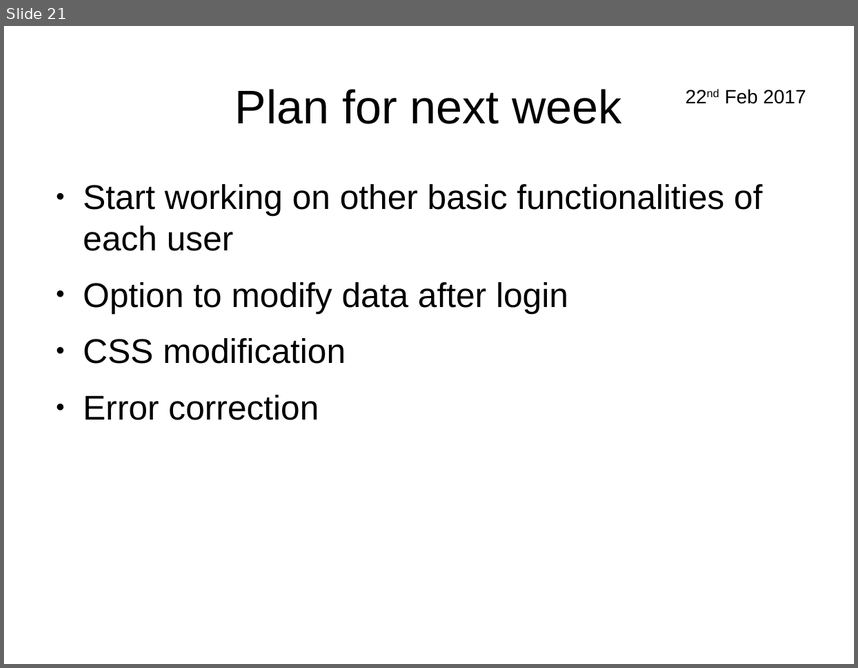
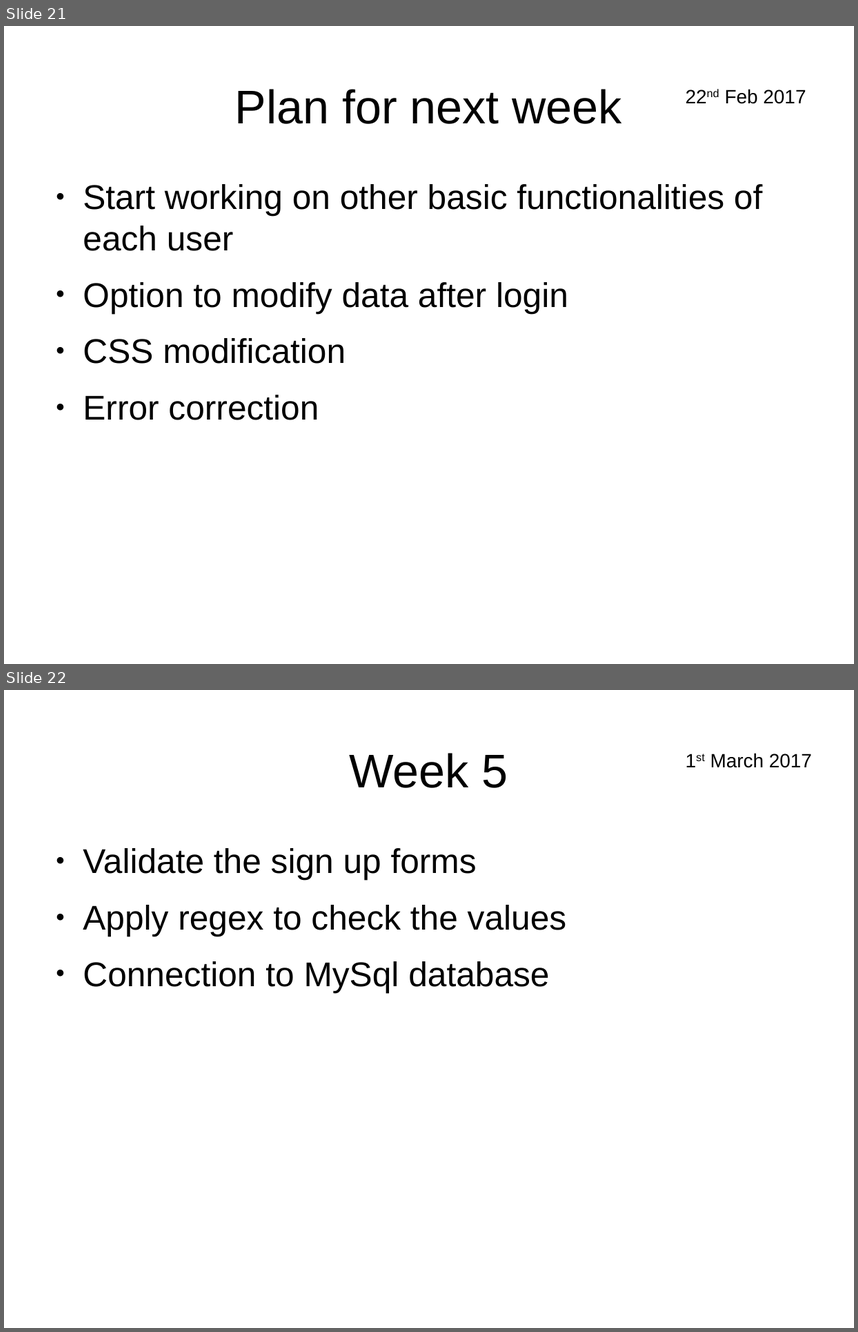
Before and after one commit to pandusonu2/WebTech, a slide deck: Presentation.odp. Shown one above the other, each under a label of ours: slide 21 before the commit, slides 21 and 22 after it. The pictures are 858x668 and 858x1332 pixels, drawn with LibreOffice and Linux fonts; fonts in the diff are those of the drawing. Boxes give left, top, right and bottom in pixels: in the first picture for what was removed or moved away, otherwise in the second. Text is boxed around its words. In the diff, an @@ line names an element or a change of style, - is before the commit and + after.

```diff
--- a/Presentation.odp
+++ b/Presentation.odp
@@ slide 22 added at (x1=4, y1=690, x2=854, y2=1328), background #FFFFFF @@
@@ title added at (x1=350, y1=753, x2=508, y2=788), 44 pt, text #000000 @@
+Week 5
@@ text added at (x1=711, y1=753, x2=812, y2=768), 18 pt, text #000000 @@
+1st March 2017
@@ text added at (x1=83, y1=848, x2=567, y2=992), 32 pt, text #000000 @@
+● Validate the sign up forms
+● Apply regex to check the values
+● Connection to MySql database
```
Also in this commit, not shown: 4 other slides added, 4 other files.
